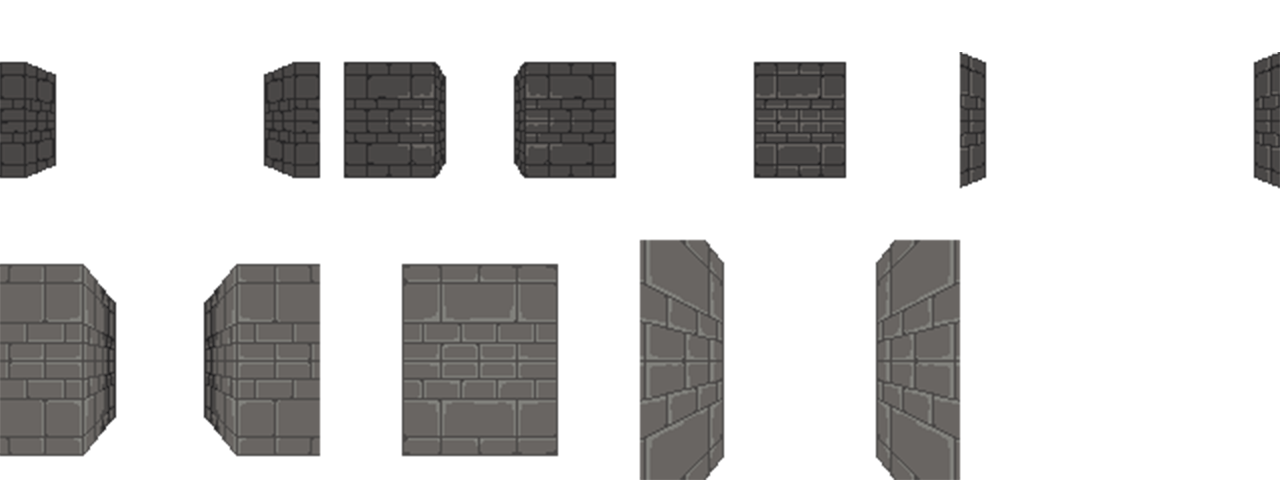
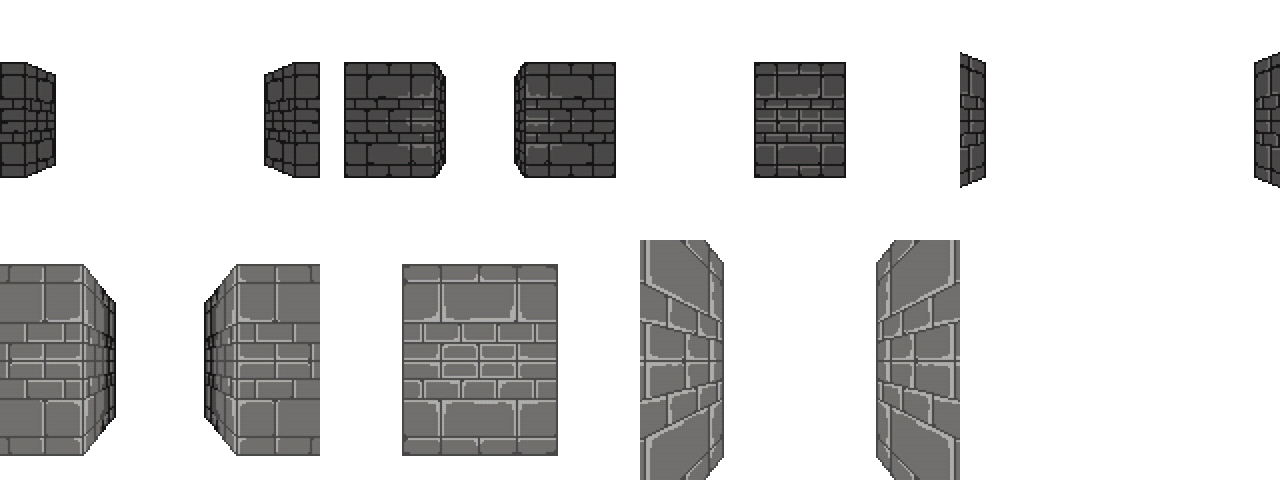
The second 1280×480 image is a revision of the first. Changes to its layers:
renamed "Hue/Saturation 1" to "Layer 1", opacity 100% → 50%, painted on it, unmasked it over [left=0, top=52, right=1280, bottom=480]
painted on "Layer 0" over [left=0, top=52, right=1280, bottom=480]
